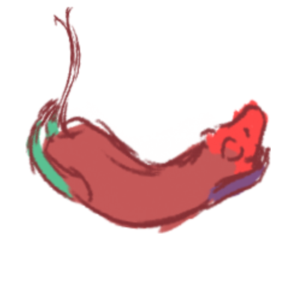
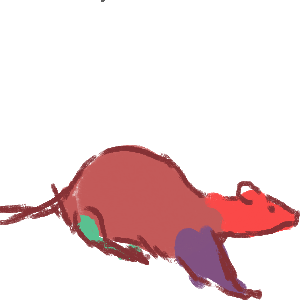
Layer changes from the first (300, 300) image to the second:
hid "Paint Layer 16" over [0, 0, 300, 300]
showed group "RUN" (8 layers), opacity 45% → 100% over [0, 0, 300, 300]
painted on "4" over [0, 64, 300, 300]
showed "3", painted on it over [0, 64, 300, 256]
showed "2", painted on it over [0, 128, 300, 300]
showed group "1" (1st of 2, in "RUN") (2 layers) over [0, 128, 300, 300]
painted on "1" (2nd of 2, in "RUN" › "1") over [0, 128, 300, 300]